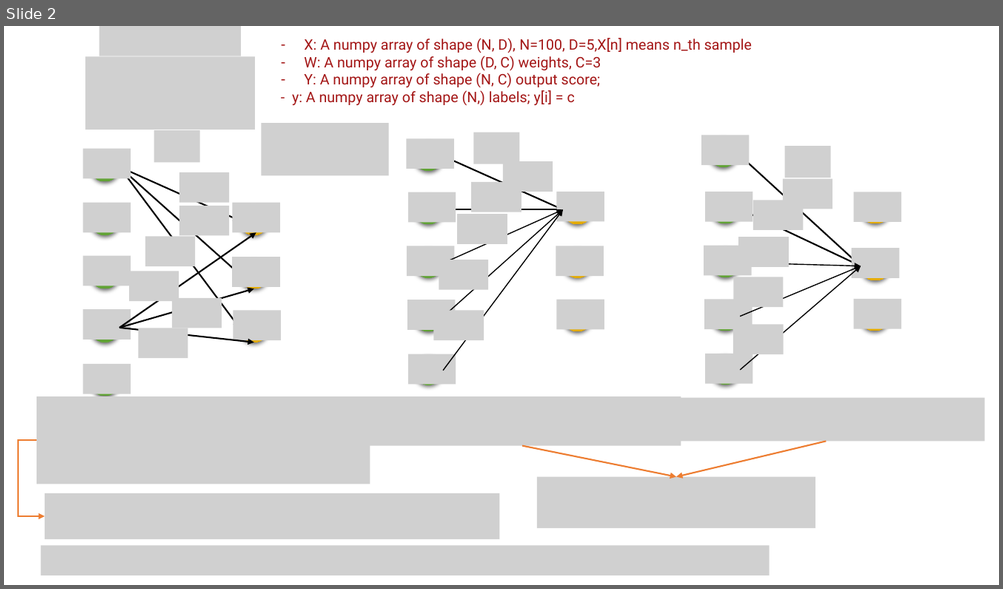
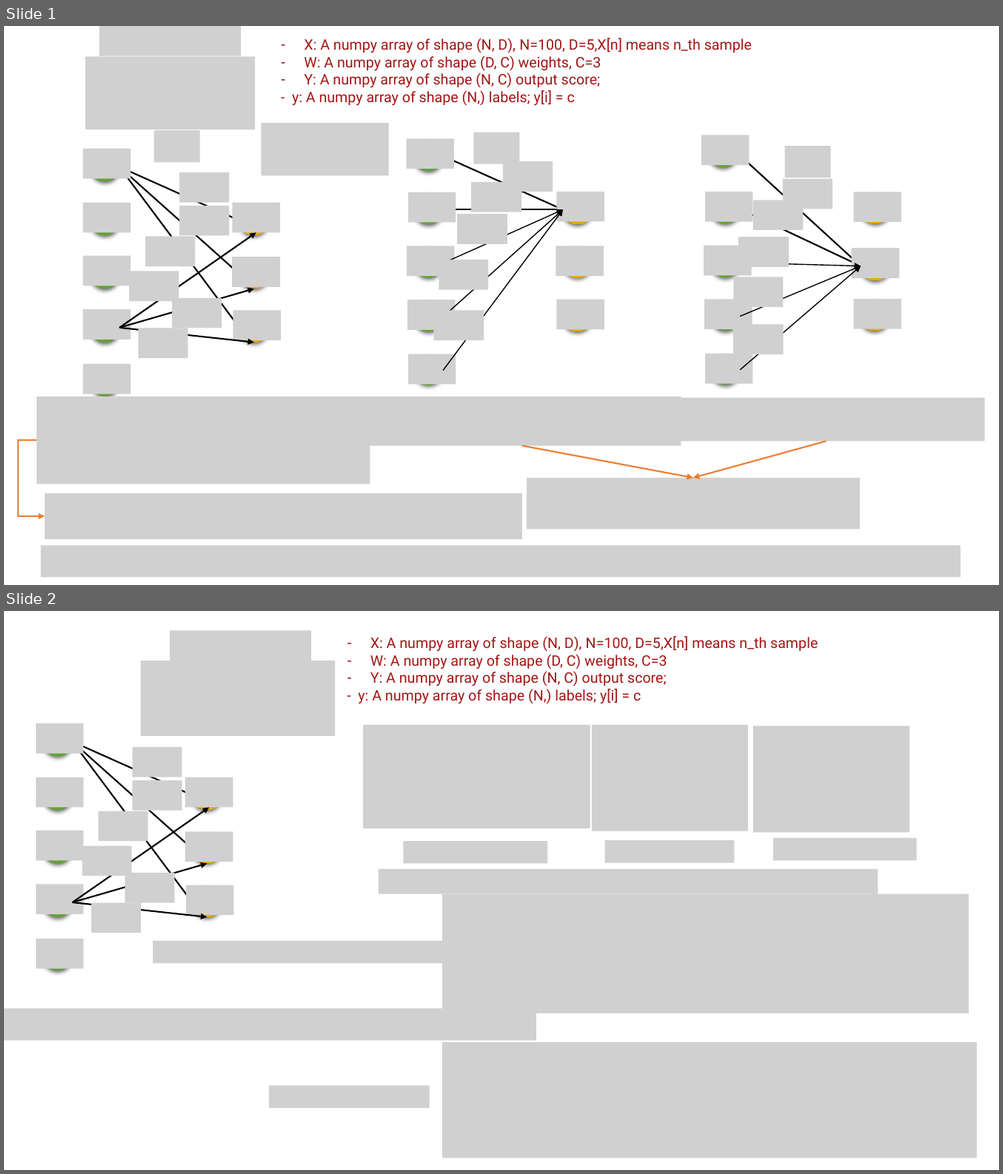
Before and after one commit to CastleDream/cs231n, a slide deck: images/绘图.pptx. Shown one above the other, each under a label of ours: slide 2 before the commit, slides 1 and 2 after it. The pictures are 1003x589 and 1003x1174 pixels, drawn with LibreOffice and Linux fonts; fonts in the diff are those of the drawing; grey boxes stand for pictures. Boxes give left, top, right and bottom in pixels: in the first picture for what was removed or moved away, otherwise in the second. Text is boxed around its words. In the diff, an @@ line names an element or a change of style, - is before the commit and + after.

```diff
--- a/images/绘图.pptx
+++ b/images/绘图.pptx
@@ slide 2 added at (4, 611, 999, 1170), background #FFFFFF @@
@@ picture added at (170, 630, 311, 661) @@
@@ text added at (358, 636, 817, 704), 14 pt, text #A31515 @@
+– X: A numpy array of shape (N, D), N=100, D=5,X[n] means n_th sample
+– W: A numpy array of shape (D, C) weights, C=3
+– Y: A numpy array of shape (N, C) output score;
+- y: A numpy array of shape (N,) labels; y[i] = c
@@ picture added at (141, 661, 335, 736) @@
@@ group added at (363, 725, 916, 864): 6 pictures @@
@@ picture added at (378, 869, 879, 894) @@
@@ picture added at (442, 894, 968, 1014) @@
@@ group added at (36, 723, 234, 971): 14 pictures, 8 ellipses, 6 arrows @@
@@ picture added at (153, 941, 451, 963) @@
@@ picture added at (4, 1008, 536, 1041) @@
@@ picture added at (442, 1043, 976, 1159) @@
@@ picture added at (269, 1086, 430, 1109) @@
@@ what was slide 2 is now slide 1 @@
@@ slide 1 changed as well @@
@@ arrow moved from (522, 446) - (676, 477) to (522, 446) - (694, 478) @@
@@ arrow moved from (826, 442) - (676, 477) to (826, 442) - (694, 478) @@
@@ picture: place and size @@
-picture at (537, 477, 815, 529)
+picture at (526, 478, 859, 530)
@@ picture: place and size @@
-picture at (44, 494, 499, 540)
+picture at (44, 494, 522, 540)
@@ picture: place and size @@
-picture at (40, 546, 768, 576)
+picture at (40, 546, 961, 578)
```
Also in this commit, not shown: 3 other slides added, 1 slide removed, 6 other files.
